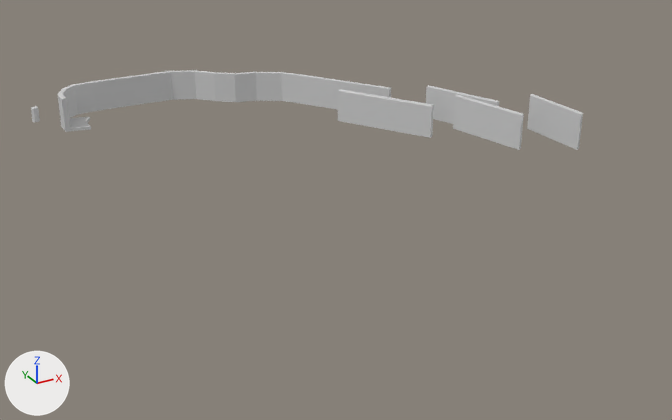
One commit to the OBJ model assets/levels/2.obj: the scene before it, then after it.
Camera for both pictures: a camera (50 mm lens) standing at (-22.6, -103.9, 33.5) and looking at (16.9, -32.2, -2.3). Arrows for +X, +Y and +Z are at lower left; the lights stay in place. Where no turn or scale is listed for an object, it has been applied to the vertices.
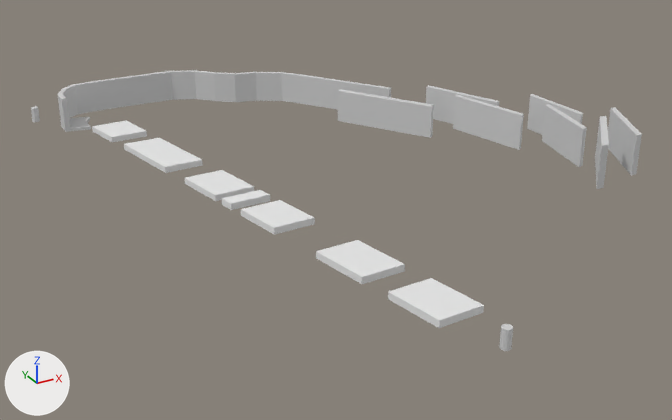
Location of each change, [x1, y1, x2, y2] in pixels of the pictures (672 x 420 px):
'Cube', reshaped (11% wider, 48% taller): before [57, 70, 583, 150]; after [57, 70, 642, 189]
'Cube.002', added: after [92, 121, 484, 328]
'Cube.003', added: after [499, 324, 513, 351]
part 1 of me_cube, added: after [542, 104, 587, 167]
part 2 of me_cube, added: after [608, 107, 642, 176]
part 3 of me_cube, added: after [595, 116, 609, 189]

The change, as a diff of the scene's bpy script:
```diff
--- a/assets/levels/2.obj.py
+++ b/assets/levels/2.obj.py
@@ mat_none @@
+mat_none = principled_material('None')
+mat_none.base_color = (0.8, 0.8, 0.8)  # white #e7e7e7
+mat_none.roughness = 1.0
@@ me_cube @@
 me_cube.from_pydata(...)  # 100 vertices, 91 faces; spans x -1.0..39.7, y -40.3..4.6, z -0.8..6.0
 # used by ob_cube; location = (0.0, 0.0, 0.0)
+# me_cube part 1: the loose piece of 8 vertices spanning x 39.1..39.7, y -40.3..-32.5, z 2.4..6.0 is copied, and the copy is turned -15 degrees about the z axis through its middle, then moved by (-3.9, -5.7, 1.0); it spans x 34.3..36.7, y -45.8..-38.4, z 3.4..7.0
+# me_cube part 2: the loose piece of 8 vertices spanning x 39.1..39.7, y -40.3..-32.5, z 2.4..6.0 is copied, and the copy is turned -28.4 degrees about the z axis through its middle, then moved by (-2.8, -11.9, 2.1); it spans x 34.6..38.7, y -51.7..-45.0, z 4.6..8.2
+# me_cube part 3: the loose piece of 8 vertices spanning x 39.1..39.7, y -40.3..-32.5, z 2.4..6.0 is copied, and the copy is turned -43.2 degrees about the z axis through its middle, then moved by (-8.7, -15.4, 3.3); it spans x 27.9..33.5, y -54.6..-49.0, z 5.7..9.3
 me_cube.materials.append(mat_material)
@@ me_cube_003 @@
+me_cube_003.from_pydata(...)  # a 16-sided cylinder along z spanning x 12.32..13.12, y -63.37..-62.57, z 0.41..2.01
+me_cube_003.materials.append(mat_material)  # light grey #d1d1d1
@@ me_cube_002 @@
+me_cube_002.from_pydata(...)  # 56 vertices, 42 faces; spans x 1.7..14.8, y -58.2..-2.2, z -0.8..0.6
+me_cube_002.materials.append(mat_none)  # white #e7e7e7
@@ ob_cube_003 @@
+ob_cube_003 = bpy.data.objects.new('Cube.003', me_cube_003)
+ob_cube_003.location = (0.0, 0.0, 0.0)
@@ ob_cube_002 @@
+ob_cube_002 = bpy.data.objects.new('Cube.002', me_cube_002)
+ob_cube_002.location = (0.0, 0.0, 0.0)
```
